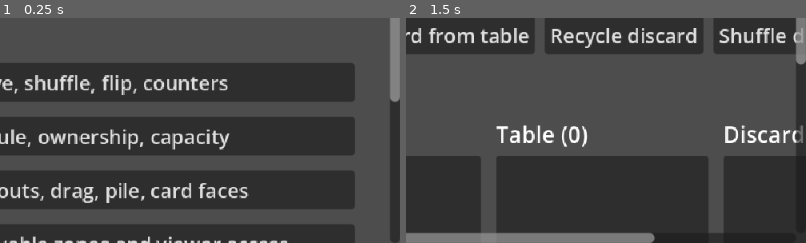
Above: before the commit, frames 1-2 (left to right).
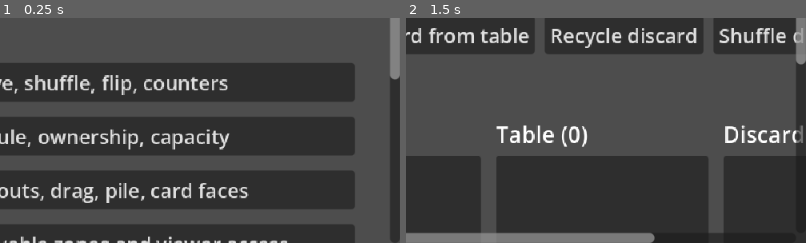
Above: after the commit, the same moments.

Repository: Dragonboon/Deckit
Game: Godot game, scene res://examples/labs/lab_hub.tscn
Two runs of this game, one before a commit and one after it. Both use one fixed random seed, a clock stepped at 60 frames per second and the inputs below. The project has no main scene, so this scene is started directly.
Inputs:
- Up to frame 1 (0.25 s): no input
- Up to frame 2 (1.5 s): click "← All labs" at 0.5 s; click "01 Zone flow: draw, move, shu…" at 1.25 s
The pictures show only the part of the screen within x 50-100%, y 50-100%; the shares and areas given below are measured in that part.

The runs differ from the first frame. In frame 1, 0.3% of the frame differs, in the area x 97-100%, y 25-38%; in frame 2, nothing differs.

Commit message:
feat(deckit): add opt-in priority event queue and response laboratory

Diff:
--- /dev/null
+++ b/examples/labs/events_lab.gd
@@ -0,0 +1,100 @@
+## Isolated demonstration. No rules specific to a game enter addons/deckit.
+extends Control
+
+const SAMPLE_RESPONDER = preload("res://examples/labs/sample_event_responder.gd")
+
+var game := DeckitGameState.new()
+var queue := DeckitEventQueue.new()
+var source := DeckitCardZone.new(&"hand")
+var destination := DeckitCardZone.new(&"table")
+var status: Label
+var history: Label
+
+
+func _ready() -> void:
+	var page := DeckitLabUI.page(
+		self, "06 • Event Queue",
+		"Move a card, inspect the queued notification and explicitly resolve a generic response. Events do not execute themselves."
+	)
+	var controls := DeckitLabUI.controls(page)
+	DeckitLabUI.button(controls, "Move to table", _move)
+	DeckitLabUI.button(controls, "Resolve next", _resolve_next)
+	DeckitLabUI.button(controls, "Drain queue", _drain)
+	DeckitLabUI.button(controls, "Publish high-priority custom event", _publish_custom)
+	DeckitLabUI.button(controls, "Reset", _reset)
+	status = DeckitLabUI.info(page, "")
+	history = DeckitLabUI.info(page, "")
+	queue.event_queued.connect(_on_queued)
+	queue.event_processed.connect(_on_processed)
+	queue.event_dropped.connect(func(event: DeckitGameEvent) -> void:
+		_log("DROPPED %s" % event.event_type)
+	)
+	queue.register_responder(SAMPLE_RESPONDER.new())
+	queue.bind(game)
+	_reset()
+
+
+func _reset() -> void:
+	queue.clear_pending()
+	game.zones.clear()
+	source.cards.clear()
+	destination.cards.clear()
+	game.register_zone(source)
+	game.register_zone(destination)
+	var definition := DeckitCardDefinition.new()
+	definition.card_id = &"generic"
+	definition.display_name = "Generic card"
+	source.add_card(DeckitCardInstance.new(definition, &"unique-1"))
+	history.text = "Resolution log:"
+	_update()
+
+
+func _move() -> void:
+	var card := source.peek_top()
+	if card == null:
+		_log("No cards left in hand. Reset to repeat.")
+		return
+	var success := game.perform(DeckitCardAction.new(&"hand", &"table", card.instance_id, &"demo"))
+	_log("Move %s" % ("accepted" if success else "rejected"))
+	_update()
+
+
+func _resolve_next() -> void:
+	_log("Resolved next: %s" % queue.resolve_next())
+	_update()
+
+
+func _drain() -> void:
+	_log("Drained %d events" % queue.drain())
+	_update()
+
+
+func _publish_custom() -> void:
+	queue.publish(DeckitGameEvent.new(&"example.notification", 100, {"context": "lab"}))
+	_update()
+
+
+func _on_queued(event: DeckitGameEvent) -> void:
+	_log("QUEUED %s (priority %d)" % [event.event_type, event.priority])
+	_update()
+
+
+func _on_processed(event: DeckitGameEvent, applied: int, rejected: int) -> void:
+	_log("PROCESSED %s: %d applied, %d rejected" % [event.event_type, applied, rejected])
+	_update()
+
+
+func _log(message: String) -> void:
+	if history == null:
+		return
+	history.text += "\n" + message
+
+
+func _update() -> void:
+	if status == null:
+		return
+	var card := destination.peek_top()
+	status.text = "Hand: %d | Table: %d | Pending: %d | Arrival counters: %d" % [
+		source.size(), destination.size(), queue.pending_count(),
+		card.get_counter(&"arrival") if card != null else 0
+	]
--- /dev/null
+++ b/examples/labs/events_lab.tscn
@@ -0,0 +1,12 @@
+[gd_scene load_steps=2 format=3]
+
+[ext_resource type="Script" path="res://examples/labs/events_lab.gd" id="1_script"]
+
+[node name="EventsLab" type="Control"]
+layout_mode = 3
+anchors_preset = 15
+anchor_right = 1.0
+anchor_bottom = 1.0
+grow_horizontal = 2
+grow_vertical = 2
+script = ExtResource("1_script")
--- a/examples/labs/lab_hub.gd
+++ b/examples/labs/lab_hub.gd
@@ -12,6 +12,7 @@
 	DeckitLabUI.button(page, "03  Visual components: layouts, drag, pile, card faces", _open.bind("legacy_ui_lab"))
 	DeckitLabUI.button(page, "04  State + presentation: observable zones and viewer access", _open.bind("presenter_lab"))
 	DeckitLabUI.button(page, "05  Targets, effects, conditions and sequences", _open.bind("actions_lab"))
+	DeckitLabUI.button(page, "06  Event queue: notifications, priorities and responses", _open.bind("events_lab"))
 	DeckitLabUI.info(
 		page,
 		"Start each lab independently; use the All labs button to return. Labs 01–02 exercise the headless core; 03 tests legacy nodes; 04 uses the optional new presenter without game rules."
--- /dev/null
+++ b/examples/labs/sample_event_responder.gd
@@ -0,0 +1,16 @@
+## A laboratory-only response: add a marker when a transfer enters "table".
+extends DeckitEventResponder
+
+
+func matches(event: DeckitGameEvent, game: DeckitGameState) -> bool:
+	return super.matches(event, game) and event.destination_zone_id == &"table" and event.source_zone_id != &"table"
+
+
+func make_actions(event: DeckitGameEvent, _game: DeckitGameState) -> Array[DeckitCardAction]:
+	var effect := DeckitCounterEffect.new()
+	effect.counter_key = &"arrival"
+	effect.delta = 1
+	var action := DeckitEffectAction.new().configure(
+		effect, DeckitCardTarget.new(&"table", event.card_instance_id), event.actor_id
+	)
+	return [action]
--- /dev/null
+++ b/tests/headless/sample_event_responder.gd
@@ -0,0 +1,17 @@
+extends DeckitEventResponder
+
+var seen: Array[StringName] = []
+var respond: bool = false
+
+
+func matches(event: DeckitGameEvent, game: DeckitGameState) -> bool:
+	return super.matches(event, game)
+
+
+func make_actions(event: DeckitGameEvent, _game: DeckitGameState) -> Array[DeckitCardAction]:
+	seen.append(event.event_type)
+	if not respond:
+		return []
+	var effect := DeckitCounterEffect.new()
+	effect.counter_key = &"bonus"
+	return [DeckitEffectAction.new().configure(effect, DeckitCardTarget.new(&"table", event.card_instance_id))]
--- /dev/null
+++ b/tests/headless/test_events.gd
@@ -0,0 +1,57 @@
+extends SceneTree
+
+const RESPONDER = preload("res://tests/headless/sample_event_responder.gd")
+var passed: int = 0
+var failed: int = 0
+
+
+func _initialize() -> void:
+	call_deferred("_run")
+
+
+func _check(value: bool, label: String) -> void:
+	if value:
+		passed += 1
+	else:
+		failed += 1
+		push_error("[Deckit events] " + label)
+
+
+func _run() -> void:
+	var game := DeckitGameState.new()
+	var hand := DeckitCardZone.new(&"hand")
+	var table := DeckitCardZone.new(&"table")
+	game.register_zone(hand)
+	game.register_zone(table)
+	var definition := DeckitCardDefinition.new()
+	var card := DeckitCardInstance.new(definition, &"one")
+	_check(hand.add_card(card), "Prepare card")
+	var queue := DeckitEventQueue.new()
+	var listener = RESPONDER.new()
+	listener.event_type = DeckitGameEvent.ACTION_APPLIED
+	listener.respond = true
+	_check(queue.bind(game), "Bind state")
+	_check(queue.register_responder(listener), "Register")
+	_check(not queue.register_responder(listener), "Reject repeated responder")
+	_check(game.perform(DeckitCardAction.new(&"hand", &"table", &"one")), "Move through game")
+	_check(queue.pending_count() == 1 and card.get_counter(&"bonus") == 0, "Deferred resolution")
+	_check(queue.drain() == 2 and card.get_counter(&"bonus") == 1, "Response applied then notification consumed")
+	_check(queue.pending_count() == 0, "Queue emptied")
+	_check(not queue.resolve_next(), "Empty queue")
+	listener.respond = false
+	_check(queue.publish(DeckitGameEvent.new(&"other", 2)), "Custom low-priority event")
+	_check(queue.publish(DeckitGameEvent.new(DeckitGameEvent.ACTION_APPLIED, 10)), "Custom high-priority event")
+	_check(queue.publish(DeckitGameEvent.new(DeckitGameEvent.ACTION_APPLIED, 10)), "Equal-priority event")
+	_check(queue.resolve_next(), "Resolve first high priority")
+	_check(listener.seen.size() == 3, "Higher priority visited first")
+	_check(queue.pending_count() == 2, "Remaining queue")
+	_check(queue.drain(1) == 1 and queue.pending_count() == 1, "Drain budget")
+	_check(queue.drain() == 1, "Remaining event")
+	queue.max_pending_events = 1
+	_check(queue.publish(DeckitGameEvent.new(&"one")), "Bounded publish")
+	_check(not queue.publish(DeckitGameEvent.new(&"overflow")), "Bounded rejection")
+	queue.clear_pending()
+	queue.unbind()
+	_check(not queue.resolve_next(), "Unbound queue cannot resolve")
+	print("[Deckit events] %d passed, %d failed" % [passed, failed])
+	quit(0 if failed == 0 else 1)
Not shown, added: addons/deckit/src/events/event_queue.gd
Not shown, added: addons/deckit/src/events/event_responder.gd
Not shown, added: addons/deckit/src/events/game_event.gd
Not shown, changed: README.md
Not shown, added: docs/EVENTS.md
Not shown, changed: docs/EXAMPLE_LABS.md
